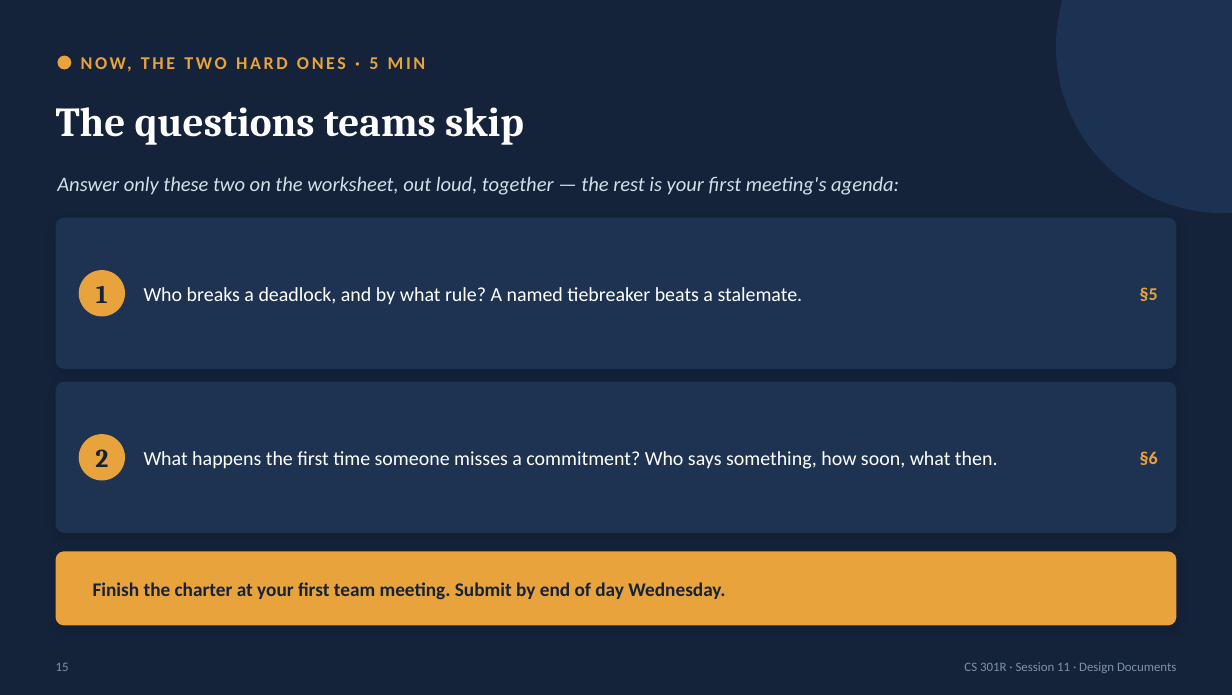
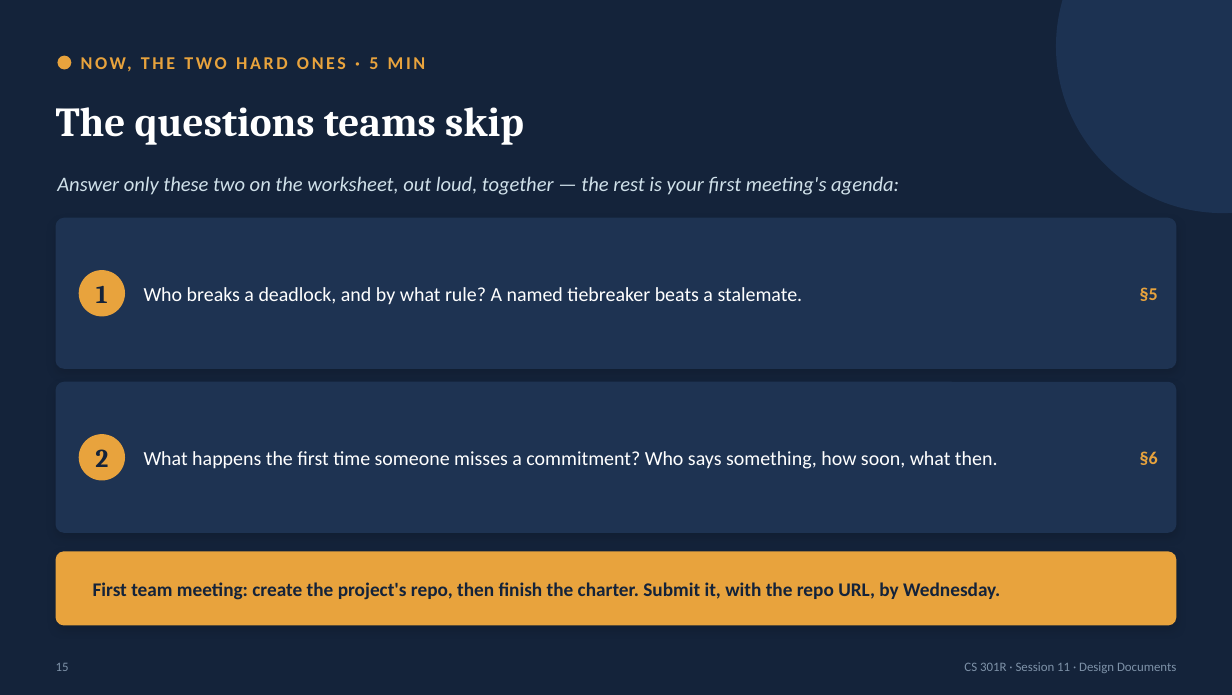
Before and after one commit to BYU-CS-Course-Ops/CS380, a slide deck: slide 15 of canvas_material/lectures/powerpoint/Session11-DesignDocs.pptx. Drawn at 1232x695 pixels with LibreOffice and Linux fonts; fonts in the diff are those of the drawing. Boxes give left, top, right and bottom in pixels: in the first picture for what was removed or moved away, otherwise in the second. Text is boxed around its words. In the diff, an @@ line names an element or a change of style, - is before the commit and + after.

```diff
--- a/canvas_material/lectures/powerpoint/Session11-DesignDocs.pptx
+++ b/canvas_material/lectures/powerpoint/Session11-DesignDocs.pptx
@@ text at (93, 582, 1000, 600): text changed @@
-Finish the charter at your first team meeting. Submit by end of day Wednesday.
+First team meeting: create the project's repo, then finish the charter. Submit it, with the repo URL, by Wednesday.
```
Also in this commit, not shown: 1 other slide changed, 11 other files.
